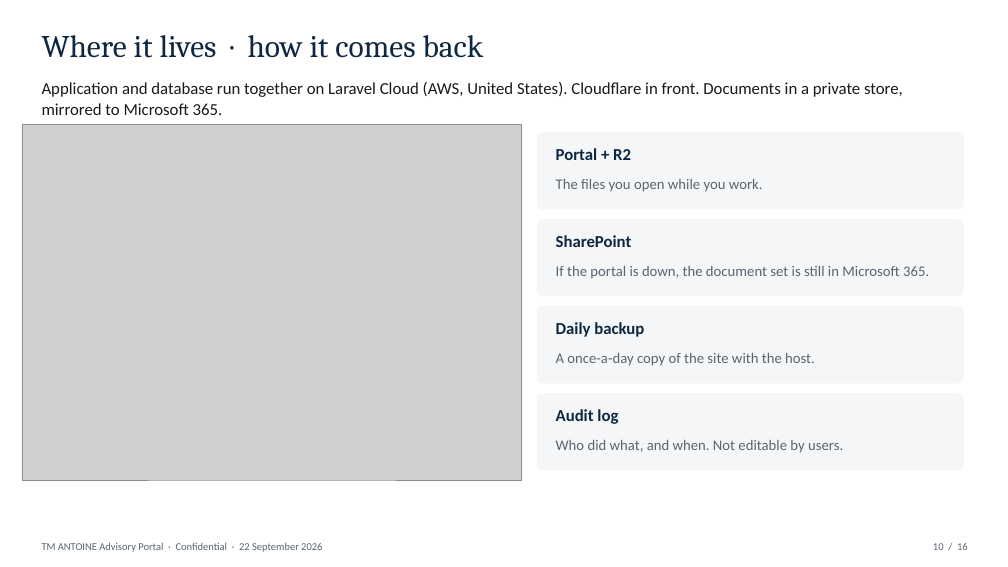
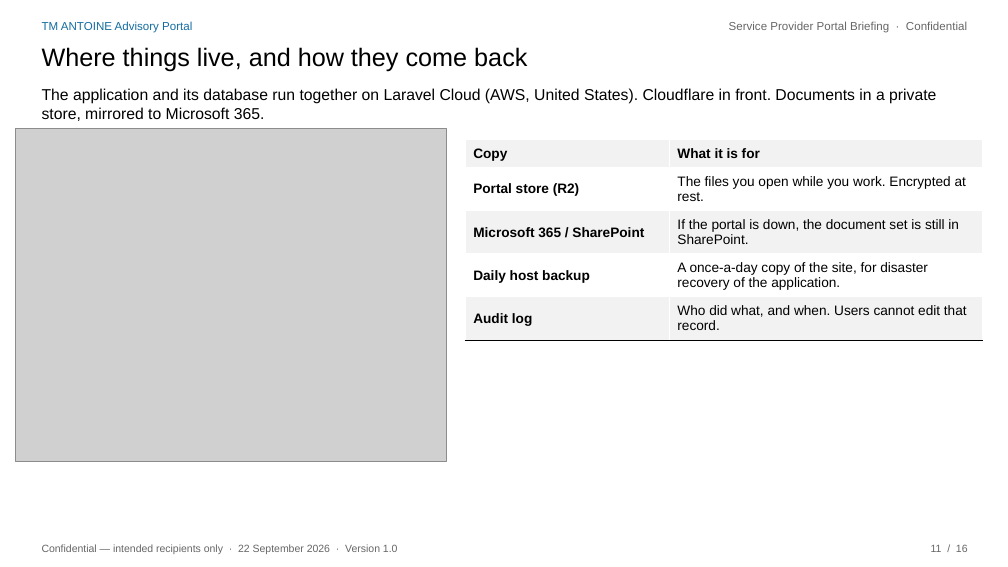
Before and after one commit to 4circlesinc/TMA-PORTAL, a slide deck: slide 11 of docs/TM-ANTOINE-Service-Provider-Webinar.pptx (slide 10 before the commit). Drawn at 1008x567 pixels with LibreOffice and Linux fonts; fonts in the diff are those of the drawing; grey boxes stand for pictures. Boxes give left, top, right and bottom in pixels: in the first picture for what was removed or moved away, otherwise in the second. Text is boxed around its words. In the diff, an @@ line names an element or a change of style, - is before the commit and + after.

```diff
--- a/docs/TM-ANTOINE-Service-Provider-Webinar.pptx
+++ b/docs/TM-ANTOINE-Service-Provider-Webinar.pptx
@@ text added at <box>42,21,192,33</box>, 11 pt, text #136DA0 @@
+TM ANTOINE Advisory Portal
@@ text added at <box>729,21,967,33</box>, 11 pt, text #666666 @@
+Service Provider Portal Briefing · Confidential
@@ text at <box>42,47,527,72</box>: text changed; size 30 to 24 pt; font Cambria to Arial; text colour #0E2841 to #000000 @@
-Where it lives · how it comes back
+Where things live, and how they come back
@@ text at <box>42,88,936,121</box>: text changed; size 16 to 15 pt; font Calibri to Arial; text colour #1A1A1A to #000000 @@
-Application and database run together on Laravel Cloud (AWS, United States). Cloudflare in front. Documents in a private store, mirrored to Microsoft 365.
+The application and its database run together on Laravel Cloud (AWS, United States). Cloudflare in front. Documents in a private store, mirrored to Microsoft 365.
@@ picture: place and size @@
-picture at <box>23,125,522,480</box>
+picture at <box>15,129,446,461</box>
@@ table added at <box>465,140,983,334</box>, 5 rows, 2 columns @@
+Copy | What it is for
+Portal store (R2) | The files you open while you work. Encrypted at rest.
+Microsoft 365 / SharePoint | If the portal is down, the document set is still in SharePoint.
+Daily host backup | A once-a-day copy of the site, for disaster recovery of the application.
+Audit log | Who did what, and when. Users cannot edit that record.
@@ rounded rectangle removed at <box>537,132,964,209</box> @@
@@ text removed at <box>556,148,631,160</box> @@
-Portal + R2
@@ text removed at <box>556,179,763,192</box> @@
-The files you open while you work.
@@ rounded rectangle removed at <box>537,219,964,296</box> @@
@@ text removed at <box>556,235,632,247</box> @@
-SharePoint
@@ text removed at <box>556,266,929,279</box> @@
-If the portal is down, the document set is still in Microsoft 365.
@@ rounded rectangle removed at <box>537,306,964,383</box> @@
@@ text removed at <box>556,322,644,337</box> @@
-Daily backup
@@ text removed at <box>556,353,815,366</box> @@
-A once-a-day copy of the site with the host.
@@ rounded rectangle removed at <box>537,393,964,470</box> @@
@@ text removed at <box>556,409,618,424</box> @@
-Audit log
@@ text removed at <box>556,440,843,453</box> @@
-Who did what, and when. Not editable by users.
@@ text at <box>42,544,398,554</box>: text changed; font Calibri to Arial; text colour #5A6570 to #666666 @@
-TM ANTOINE Advisory Portal · Confidential · 22 September 2026
+Confidential — intended recipients only · 22 September 2026 · Version 1.0
@@ text at <box>931,544,968,552</box>: text changed; font Calibri to Arial; text colour #5A6570 to #666666 @@
-10 / 16
+11 / 16
```
Also in this commit, not shown: 11 other slides changed, 4 slides added, 4 slides removed, 9 other files.
